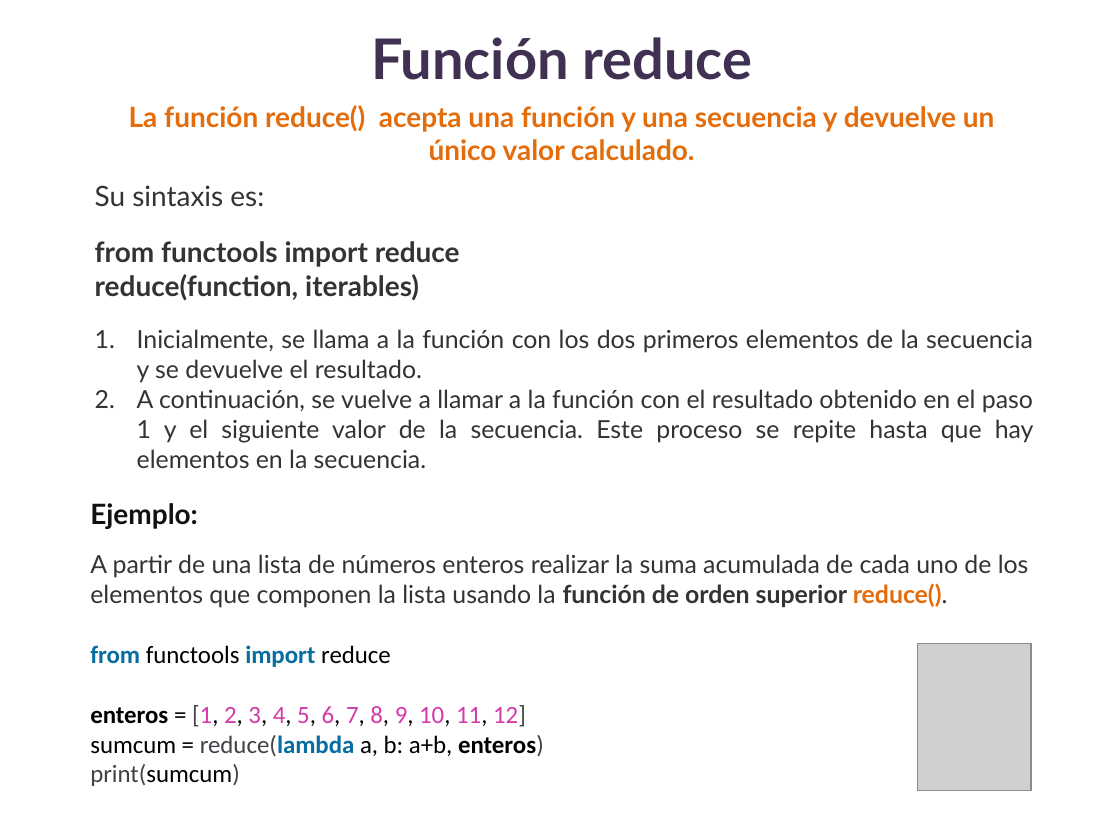
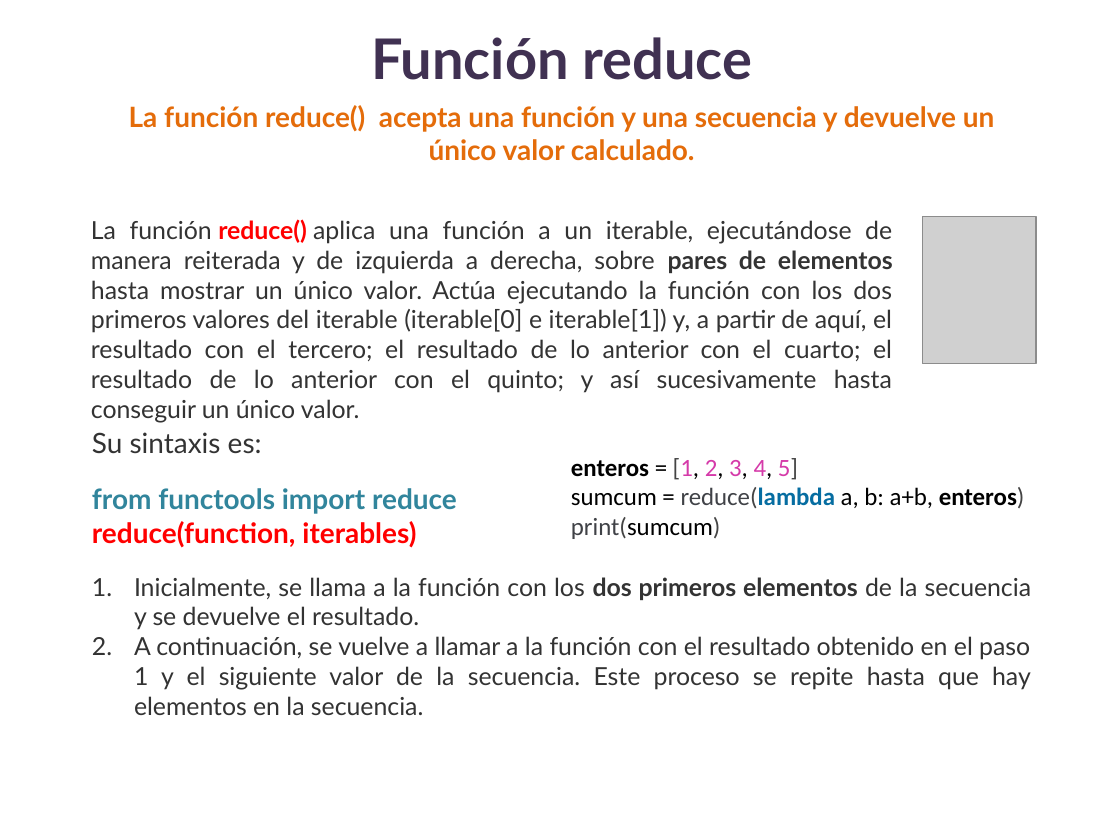
Before and after one commit to lizetheP/Analitica, a slide deck: slide 13 of CalendarioAgo2022/presentaciones/11_FuncionesOrdenSuperior.pptx (slide 9 before the commit). Drawn at 1120x840 pixels with LibreOffice and Linux fonts; fonts in the diff are those of the drawing; grey boxes stand for pictures. Boxes give left, top, right and bottom in pixels: in the first picture for what was removed or moved away, otherwise in the second. Text is boxed around its words. In the diff, an @@ line names an element or a change of style, - is before the commit and + after.

```diff
--- a/CalendarioAgo2022/presentaciones/11_FuncionesOrdenSuperior.pptx
+++ b/CalendarioAgo2022/presentaciones/11_FuncionesOrdenSuperior.pptx
@@ text added at box(91, 219, 893, 393), 16 pt, text #333333 @@
+La función reduce() aplica una función a un iterable, ejecutándose de manera reiterada y de izquierda a derecha, sobre pares de elementos hasta mostrar un único valor. Actúa ejecutando la función con los dos primeros valores del iterable (iterable[0] e iterable[1]) y, a partir de aquí, el resultado con el tercero; el resultado de lo anterior con el cuarto; el resultado de lo anterior con el quinto; y así sucesivamente hasta conseguir un único valor.
@@ picture: place and size @@
-picture at box(917, 643, 1032, 791)
+picture at box(922, 216, 1036, 364)
@@ text "enteros = [1, 2, 3, ...": place and size @@
-text "enteros = [1, 2, 3, ..." at box(90, 503, 1029, 786)
+text "enteros = [1, 2, 3, ..." at box(571, 458, 1025, 539)
@@ text "Su sintaxis es:": place and size @@
-text "Su sintaxis es:" at box(95, 185, 1034, 468)
+text "Su sintaxis es:" at box(92, 432, 1032, 715)
@@ text at box(571, 458, 798, 480): text changed; font Lato to Calibri; text colour #333333 to #000000 @@
-Ejemplo:
-A partir de una lista de números enteros realizar la suma acumulada de cada uno de los elementos que componen la lista usando la función de orden superior reduce().
-from functools import reduce
-enteros = [1, 2, 3, 4, 5, 6, 7, 8, 9, 10, 11, 12]
+enteros = [1, 2, 3, 4, 5]
@@ text at box(92, 488, 1032, 630): text colour #333333 to #31859C in "from functools import reduce"; text colour #333333 to #FF0000 in "reduce(function, iterables)"; bold on in "dos primeros elementos" @@
```
Also in this commit, not shown: 4 other slides changed, 4 slides added, 14 other files.
